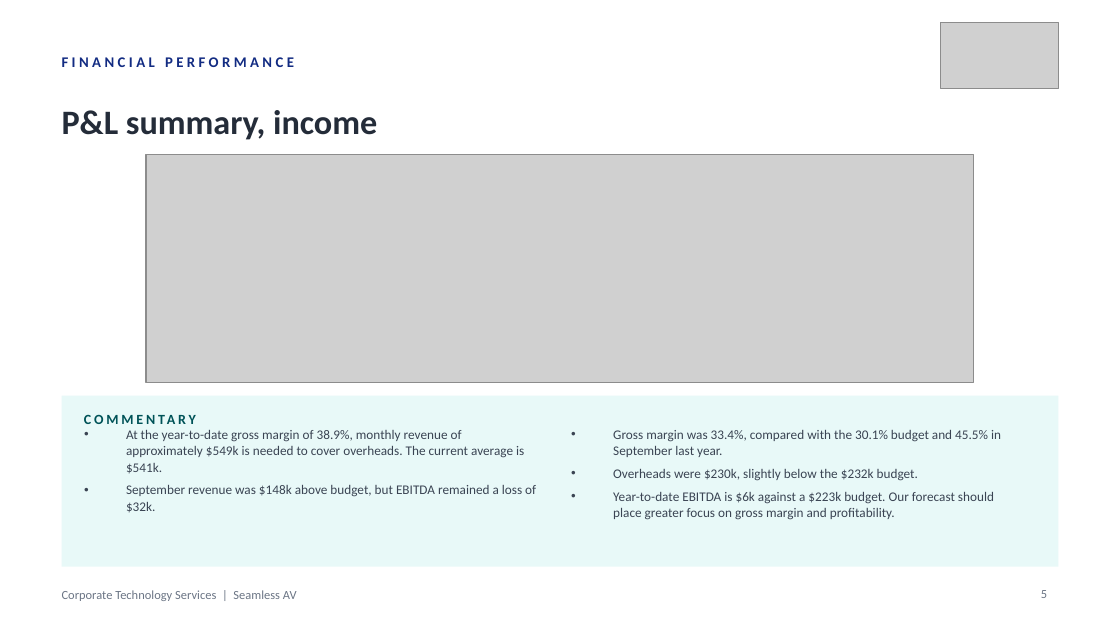
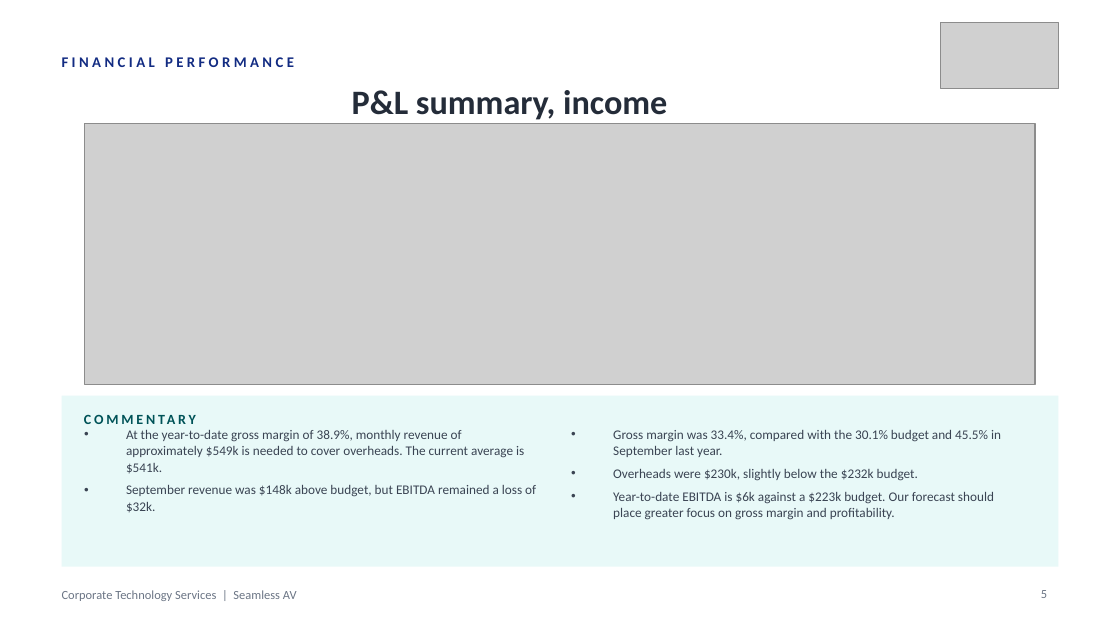
Before and after one commit to WesleyNelson-O33/Claude, a slide deck: slide 5 of deck/CTS Monthly Business Review - 30092026.pptx. Drawn at 1120x630 pixels with LibreOffice and Linux fonts; fonts in the diff are those of the drawing; grey boxes stand for pictures. Boxes give left, top, right and bottom in pixels: in the first picture for what was removed or moved away, otherwise in the second. Text is boxed around its words. In the diff, an @@ line names an element or a change of style, - is before the commit and + after.

```diff
--- a/deck/CTS Monthly Business Review - 30092026.pptx
+++ b/deck/CTS Monthly Business Review - 30092026.pptx
@@ text "P&L summary, income" at [352,90,667,120]: alignment left to centre @@
@@ picture: place and size @@
-picture at [146,155,973,382]
+picture at [85,123,1035,384]
```
Also in this commit, not shown: 25 other slides changed, 21 other files.
